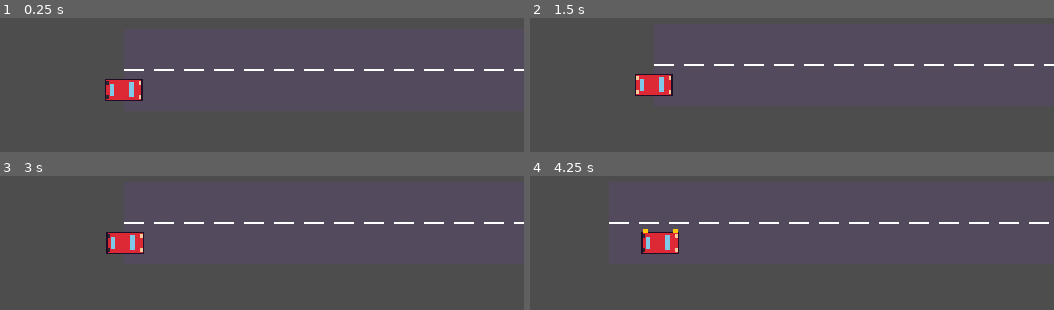
Above: before the commit, frames 1-4 (two rows, left to right).
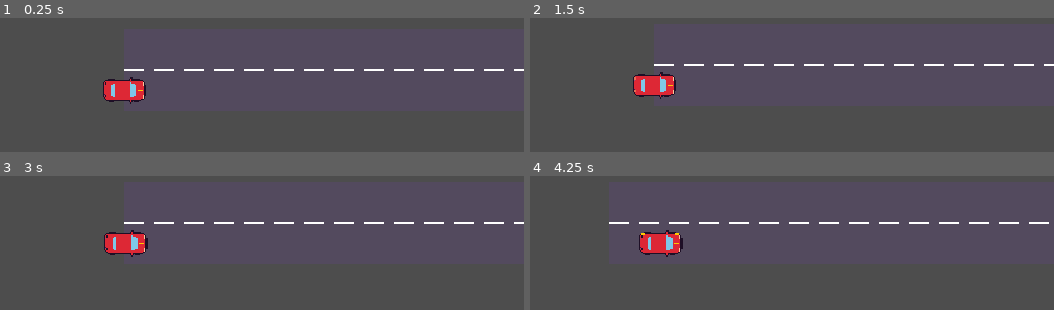
Above: after the commit, the same moments.

Repository: upsaac-obs/reto_tec_juego
Game: Godot game, scene res://scenes/level/player_car_test.tscn
Same seed, same stepped clock (60 frames per second), same inputs: the game is played once before the commit and once after it. This scene is started directly instead of the project's main scene.
Inputs:
- Up to frame 1 (0.25 s): no input
- Up to frame 2 (1.5 s): hold Right (car_right) 0.53-1.28 s; tap B (car_seatbelt) at 0.6, 1.35 s; tap Enter at 1.25 s; hold Down (car_brake) from 1.28 s (still down)
- Up to frame 3 (3 s): tap Space at 2 s; release Down (car_brake) at 2.03 s; hold Right (car_right) 2.03-2.78 s; tap B (car_seatbelt) at 2.1, 2.85 s; tap Enter at 2.75 s; hold Up (car_accelerate) from 2.78 s (still down)
- Up to frame 4 (4.25 s): release Up (car_accelerate) at 3.53 s; hold Left (car_left) from 3.53 s (still down); tap B (car_seatbelt) at 3.6 s

The runs differ from the first frame. In frame 1, 0.5% of the frame differs, in the area x 19-28%, y 44-65%; in frame 2, 0.5%; in frame 3, 0.5%; in frame 4, 0.6%, in the area x 20-30%, y 39-61%.

Commit message:
Sprite del auto del jugador hecho con Pixel Engine
- Vista desde arriba, paleta de ADO, generado con imagen de referencia (12 créditos)
- player_car_raw.png es el original; player_car.png está reducido a 35x21 para los carriles de 32 px
- Frenos y direccionales se dibujan encima del sprite; sus posiciones son @export

Co-Authored-By: Claude Opus 5.5 <noreply@anthropic.com>

Diff:
--- a/scenes/level/player_car.gd
+++ b/scenes/level/player_car.gd
@@ -27,11 +27,18 @@
 @export var lane_change_time: float = 0.4
 ## Carril inicial. El 0 es el de la izquierda.
 @export var start_lane: int = 0
-@export var body_size: Vector2 = Vector2(28.0, 16.0):
+@export_group("Dibujo")
+## Sprite visto desde arriba con el frente hacia +x. El tráfico usa el mismo con modulate.
+@export var texture: Texture2D:
 	set(value):
-		body_size = value
+		texture = value
 		queue_redraw()
+@export var texture_offset: Vector2 = Vector2(-17.0, -10.0)
 @export var blink_interval: float = 0.3
+## Rectángulos en coordenadas del auto que se encienden al frenar.
+@export var brake_lights: Array[Rect2] = [Rect2(-16.0, -6.0, 2.0, 2.0), Rect2(-16.0, 4.0, 2.0, 2.0)]
+@export var left_signal_lights: Array[Rect2] = [Rect2(12.0, -8.0, 3.0, 2.0), Rect2(-15.0, -8.0, 3.0, 2.0)]
+@export var right_signal_lights: Array[Rect2] = [Rect2(12.0, 7.0, 3.0, 2.0), Rect2(-15.0, 7.0, 3.0, 2.0)]
 
 var speed: float = 0.0
 var seatbelt_on: bool = false
@@ -256,23 +263,13 @@
 	turn_signal_changed.emit(direction)
 
 
-## Dibujo provisional con figuras simples. El frente del auto apunta hacia +x.
+## El sprite ya trae carrocería y faros; aquí solo se encienden frenos y direccionales.
 func _draw() -> void:
-	var half := body_size / 2.0
-	draw_rect(Rect2(-half - Vector2.ONE, body_size + Vector2(2.0, 2.0)), Palette.COLOR_OUTLINE)
-	draw_rect(Rect2(-half, body_size), Palette.COLOR_ADO_RED)
-	# Parabrisas y vidrio trasero
-	draw_rect(Rect2(half.x - 10.0, -half.y + 2.0, 4.0, body_size.y - 4.0), Palette.COLOR_GLASS)
-	draw_rect(Rect2(-half.x + 3.0, -half.y + 3.0, 3.0, body_size.y - 6.0), Palette.COLOR_GLASS)
-	# Faros
-	draw_rect(Rect2(half.x - 2.0, -half.y + 1.0, 2.0, 3.0), Palette.COLOR_WARM_LIGHT)
-	draw_rect(Rect2(half.x - 2.0, half.y - 4.0, 2.0, 3.0), Palette.COLOR_WARM_LIGHT)
-	# Luces de freno
-	var brake_color := Palette.COLOR_WARM_LIGHT if is_braking else Palette.COLOR_SHADOW
-	draw_rect(Rect2(-half.x, -half.y + 1.0, 2.0, 3.0), brake_color)
-	draw_rect(Rect2(-half.x, half.y - 4.0, 2.0, 3.0), brake_color)
-	# Direccionales, en las esquinas del lado del giro (+y es la derecha del auto)
+	if texture != null:
+		draw_texture(texture, texture_offset)
+	if is_braking:
+		for rect in brake_lights:
+			draw_rect(rect, Palette.COLOR_SKY_HORIZON)
 	if turn_signal != 0 and fmod(_blink_time, blink_interval * 2.0) < blink_interval:
-		var y := half.y if turn_signal > 0 else -half.y - 3.0
-		draw_rect(Rect2(half.x - 4.0, y, 4.0, 3.0), Palette.COLOR_GOLD)
-		draw_rect(Rect2(-half.x, y, 4.0, 3.0), Palette.COLOR_GOLD)
+		for rect in (right_signal_lights if turn_signal > 0 else left_signal_lights):
+			draw_rect(rect, Palette.COLOR_GOLD)
--- a/scenes/level/player_car.tscn
+++ b/scenes/level/player_car.tscn
@@ -1,15 +1,18 @@
 [gd_scene format=3]
 
 [ext_resource type="Script" path="res://scenes/level/player_car.gd" id="1_script"]
+[ext_resource type="Texture2D" path="res://assets/sprites/player_car.png" id="2_texture"]
 
 [sub_resource type="RectangleShape2D" id="RectangleShape2D_body"]
-size = Vector2(28, 16)
+size = Vector2(33, 16)
 
 [node name="PlayerCar" type="PathFollow2D"]
 loop = false
 script = ExtResource("1_script")
+texture = ExtResource("2_texture")
 
 [node name="Hitbox" type="Area2D" parent="." groups=["player"]]
 
 [node name="CollisionShape2D" type="CollisionShape2D" parent="Hitbox"]
+position = Vector2(0, -0.5)
 shape = SubResource("RectangleShape2D_body")
Binary file added: assets/sprites/player_car.png
Not shown, added: assets/sprites/player_car.png.import
Binary file added: assets/sprites/player_car_raw.png
Not shown, added: assets/sprites/player_car_raw.png.import
